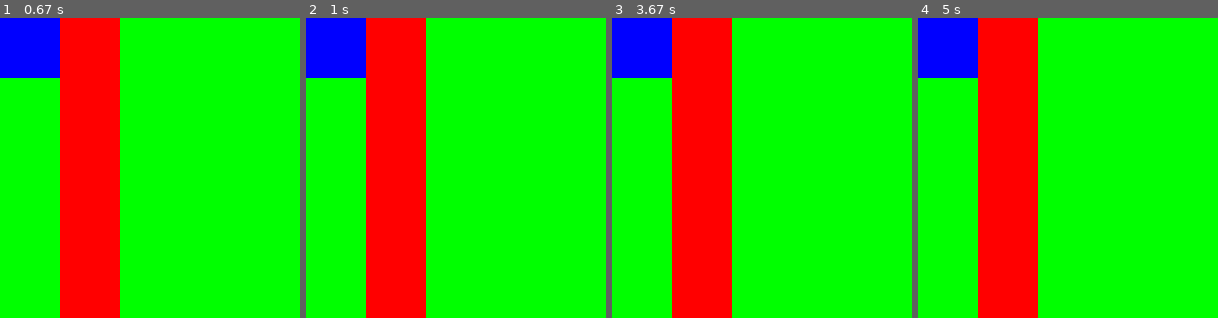
Above: before the commit, frames 1-4 (left to right).
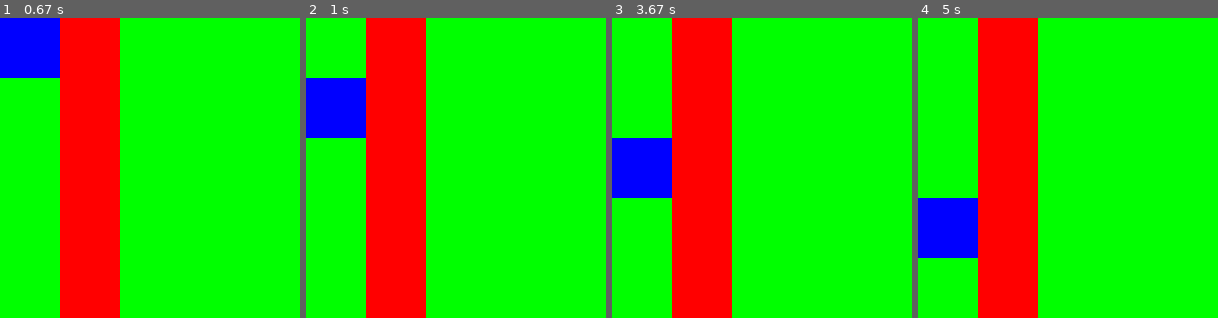
Above: after the commit, the same moments.

Repository: annagiszczak/empowerment
Game: pygame game, started from empower.py
The game is run twice, just before and just after one commit, with the same random seed, the same clock (stepped at 60 frames per second) and the same inputs.
Inputs:
- Up to frame 1 (0.67 s): no input
- Up to frame 2 (1 s): no input
- Up to frame 3 (3.67 s): no input
- Up to frame 4 (5 s): no input
The pictures show only the part of the screen within x 0-50%, y 0-50%; the shares and areas given below are measured in that part.

Frame 1 is identical in both runs. In frame 2, 8.0% of the frame differs, in the area x 0-20%, y 0-40%; in frame 3, 8.0%; in frame 4, 8.0%.

Commit message:
choosing empowered action tweak

Diff:
--- a/empower.py
+++ b/empower.py
@@ -95,7 +95,11 @@
 
     def empowered(self, mapa):
         emps = self.empsForActions(mapa)
-        return np.argmax(emps)
+        print(emps)
+        indices = [index for index, item in enumerate(emps) if item == max(emps)]
+        i = np.random.randint(len(indices))
+        print(indices[i], "\n")
+        return indices[i] #wziac losowa wartosc z najwiekszych wartosci
 
 
 
@@ -143,6 +147,5 @@
     agent.do(agent.empowered(our_map.coords), our_map.coords)
 
 
-
     pygame.display.update()
     clock.tick(3)
